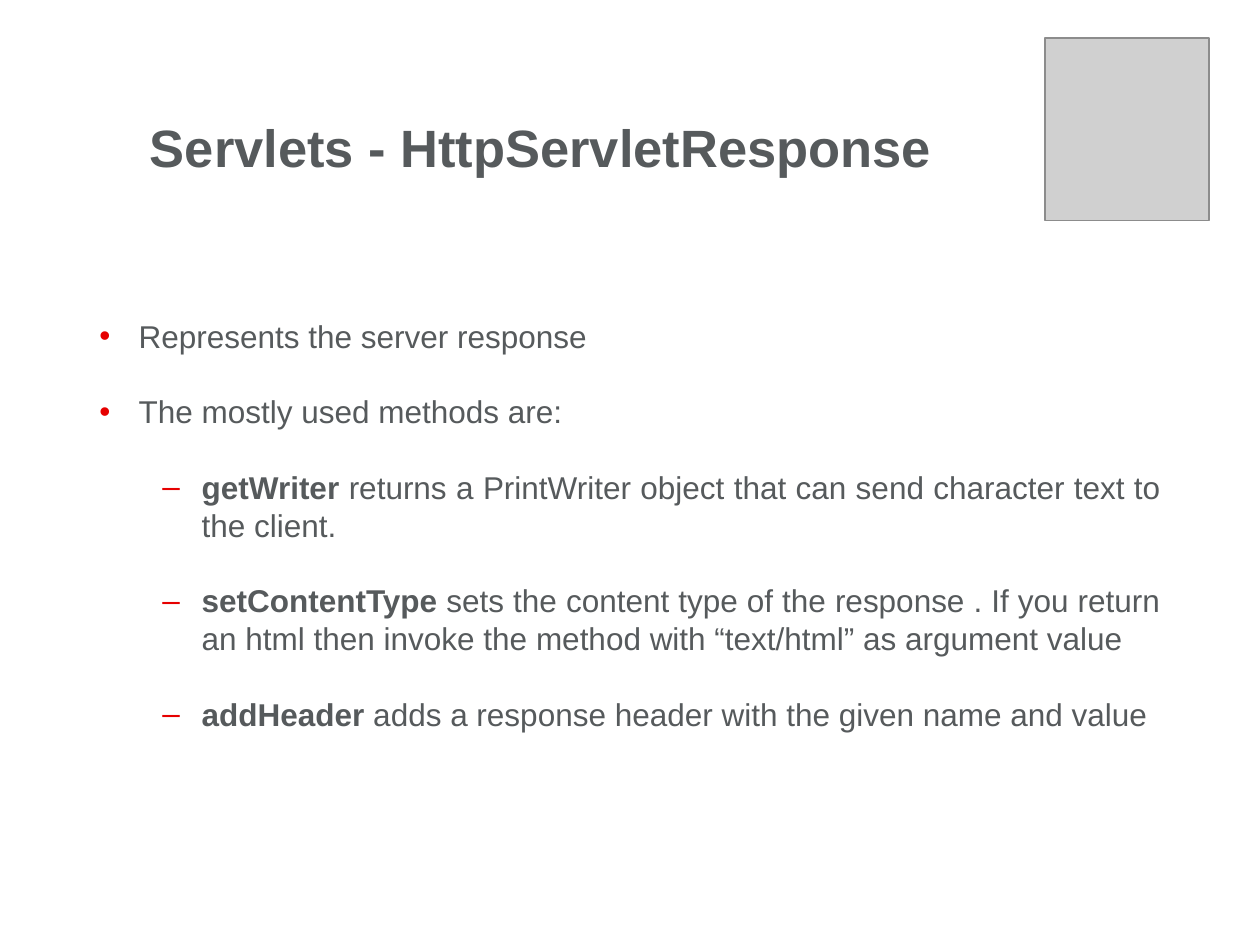
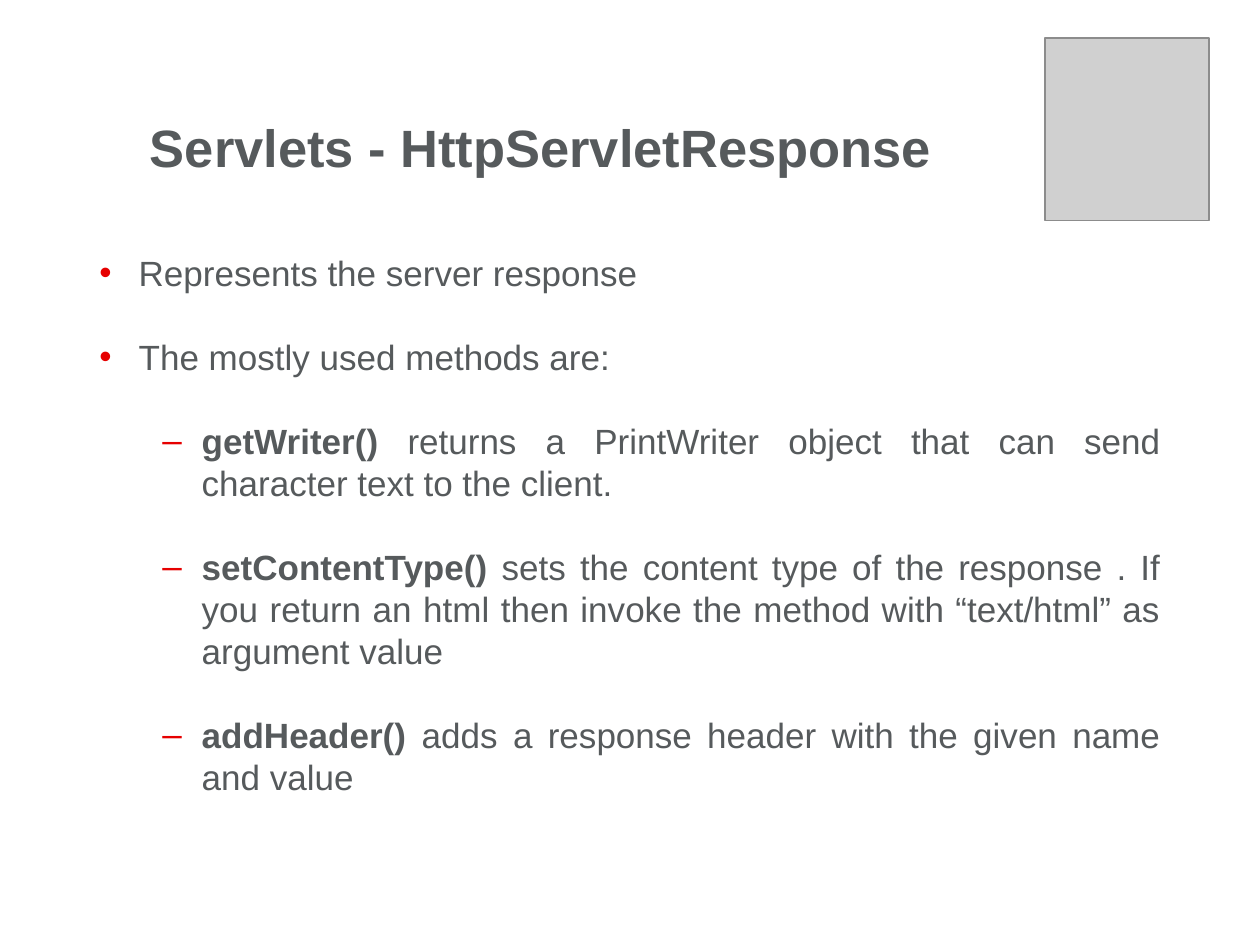
Before and after one commit to alexandruvlad/JavaDocs, a slide deck: slide 40 of Servlets/Day1/Docs/Web Presentation-Part1.pptx. Drawn at 1260x945 pixels with LibreOffice and Linux fonts; fonts in the diff are those of the drawing; grey boxes stand for pictures; background and template pictures are left out. Boxes give left, top, right and bottom in pixels: in the first picture for what was removed or moved away, otherwise in the second. Text is boxed around its words. In the diff, an @@ line names an element or a change of style, - is before the commit and + after.

```diff
--- a/Servlets/Day1/Docs/Web Presentation-Part1.pptx
+++ b/Servlets/Day1/Docs/Web Presentation-Part1.pptx
@@ text at [139, 260, 637, 377]: size 18 to 20 pt in "Represents the server response", "The mostly used methods are:" @@
@@ text at [202, 428, 1160, 791]: text changed; size 18 to 20 pt @@
-  – getWriter returns a PrintWriter object that can send character text to the client.
-  – setContentType sets the content type of the response . If you return an html then invoke the method with “text/html” as argument value
-  – addHeader adds a response header with the given name and value
+  – getWriter() returns a PrintWriter object that can send character text to the client.
+  – setContentType() sets the content type of the response . If you return an html then invoke the method with “text/html” as argument value
+  – addHeader() adds a response header with the given name and value
```
Also in this commit, not shown: 15 other slides changed, 20 other files.
